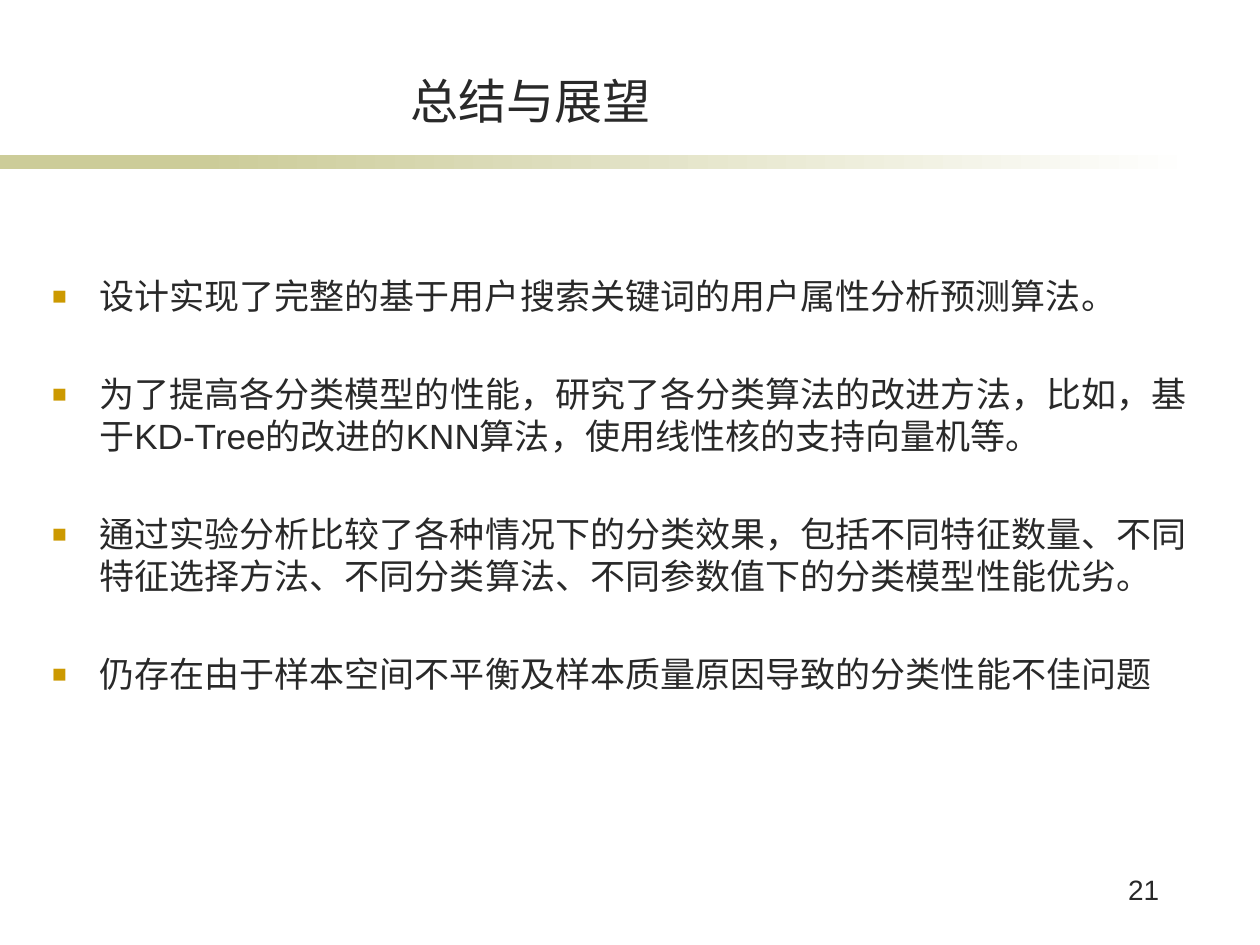
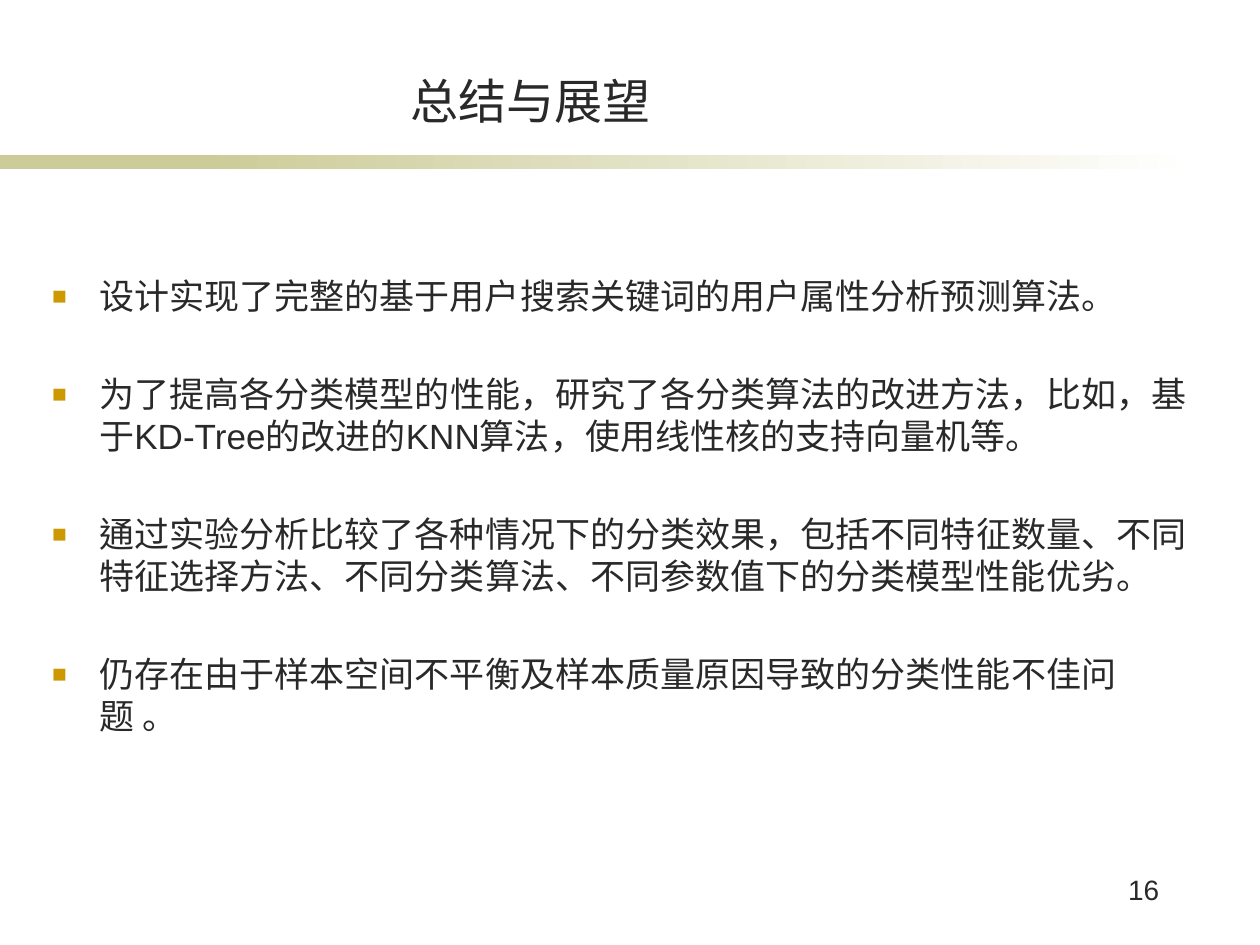
Before and after one commit to XuanBQ/SogouClientsPredict, a slide deck: slide 16 of bq_毕业答辩.pptx (slide 21 before the commit). Drawn at 1260x945 pixels with LibreOffice and Linux fonts; fonts in the diff are those of the drawing; background and template pictures are left out. Boxes give left, top, right and bottom in pixels: in the first picture for what was removed or moved away, otherwise in the second. Text is boxed around its words. In the diff, an @@ line names an element or a change of style, - is before the commit and + after.

```diff
--- a/bq_毕业答辩.pptx
+++ b/bq_毕业答辩.pptx
@@ text at [99,657,1116,732]: text changed @@
-■ 仍存在由于样本空间不平衡及样本质量原因导致的分类性能不佳问题
+■ 仍存在由于样本空间不平衡及样本质量原因导致的分类性能不佳问题 。
@@ page number at [1128,880,1159,901]: text changed @@
-21
+16
```
Also in this commit, not shown: 13 other slides changed, 2 slides added, 1 slide removed, 4 other files.
